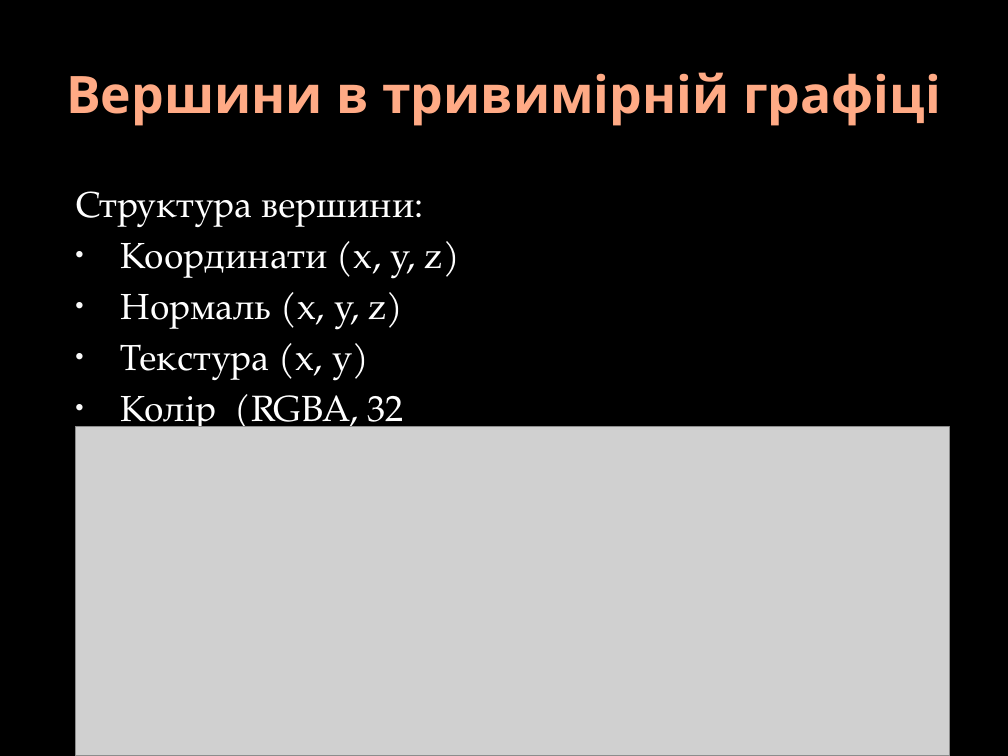
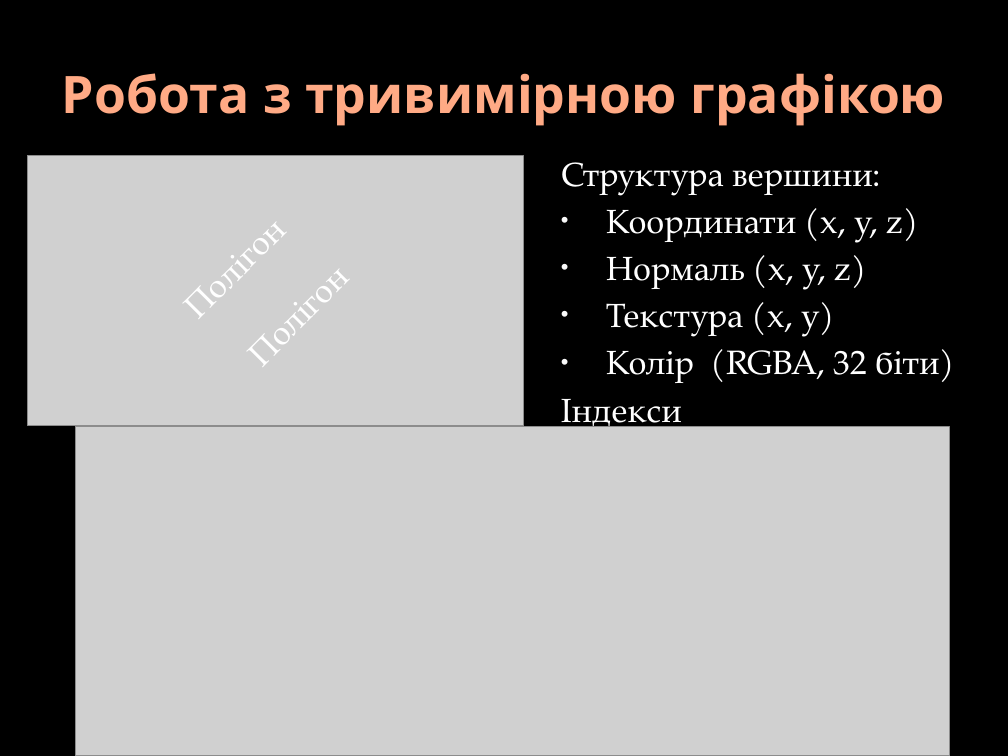
Before and after one commit to DoctorScrept/Temp, a slide deck: slide 10 of Report/DiplomReport.pptx (slide 13 before the commit). Drawn at 1008x756 pixels with LibreOffice and Linux fonts; fonts in the diff are those of the drawing; grey boxes stand for pictures; background and template pictures are left out. Boxes give left, top, right and bottom in pixels: in the first picture for what was removed or moved away, otherwise in the second. Text is boxed around its words. In the diff, an @@ line names an element or a change of style, - is before the commit and + after.

```diff
--- a/Report/DiplomReport.pptx
+++ b/Report/DiplomReport.pptx
@@ title at (62,73,945,126): text changed @@
-Вершини в тривимірній графіці
+Робота з тривимірною графікою
@@ text "Структура вершини:": place and size @@
-text "Структура вершини:" at (75,191,460,435)
+text "Структура вершини:" at (561,162,939,431)
@@ picture added at (28,156,524,426) @@
@@ text at (561,162,939,383): size 26 to 24.1 pt @@
@@ text added at (163,195,305,337), 24 pt, text #FFFFFF @@
+Полігон
@@ text added at (226,243,369,386), 24 pt, text #FFFFFF @@
+Полігон
@@ text at (561,399,682,431): paragraph added @@
+Індекси
```
Also in this commit, not shown: 1 other slide changed, 5 slides added, 3 slides removed, 1 other file.
